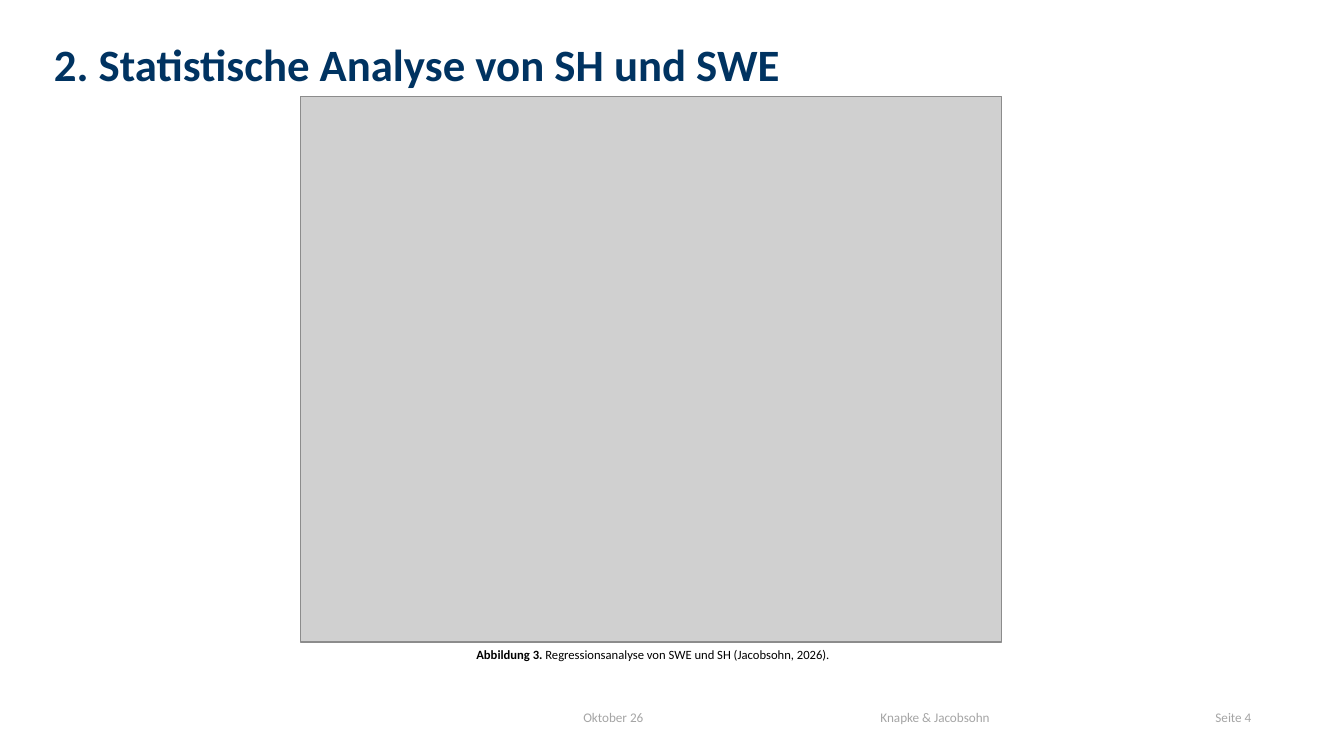
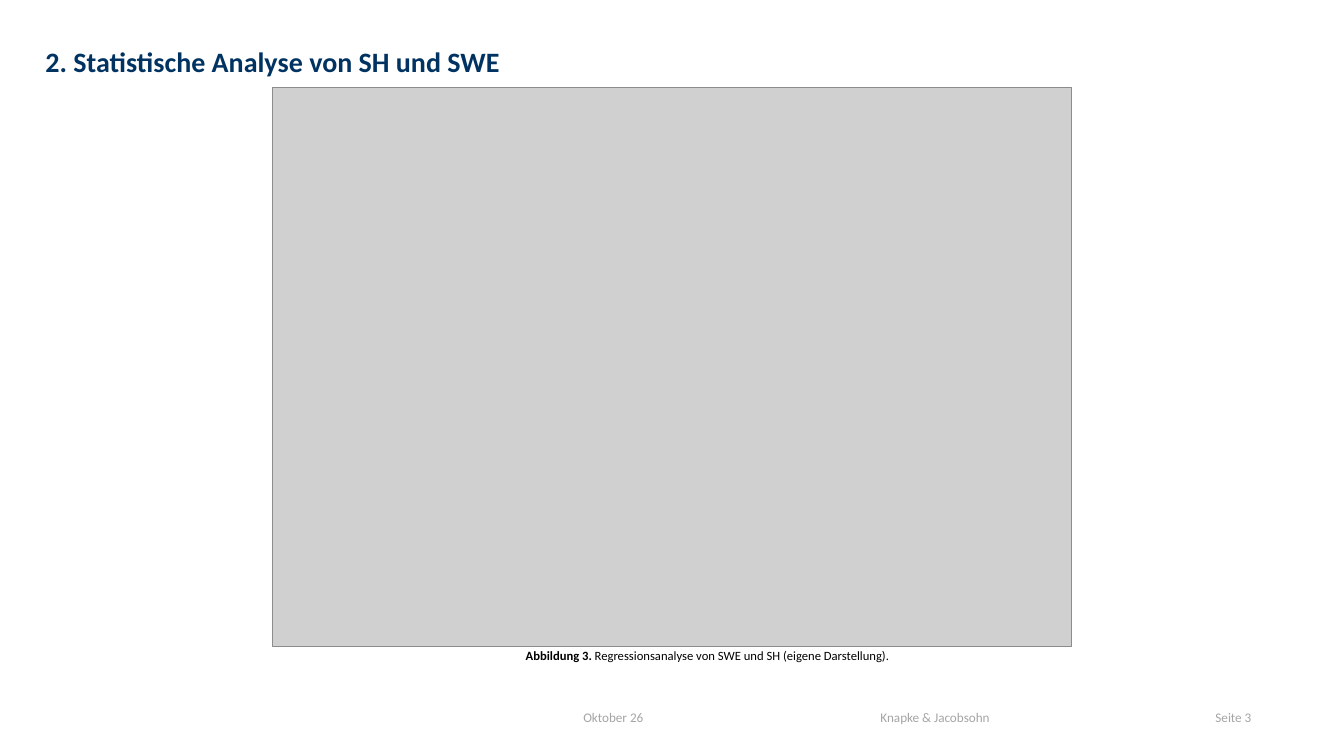
Before and after one commit to 20jacobs/Snow_rofental, a slide deck: slide 3 of Schnee_Datenanalyse.pptx (slide 4 before the commit). Drawn at 1344x756 pixels with LibreOffice and Linux fonts; fonts in the diff are those of the drawing; grey boxes stand for pictures; background and template pictures are left out. Boxes give left, top, right and bottom in pixels: in the first picture for what was removed or moved away, otherwise in the second. Text is boxed around its words. In the diff, an @@ line names an element or a change of style, - is before the commit and + after.

```diff
--- a/Schnee_Datenanalyse.pptx
+++ b/Schnee_Datenanalyse.pptx
@@ text "2. Statistische Analyse von SH ...": place and size @@
-text "2. Statistische Analyse von SH ..." at [54, 49, 779, 88]
+text "2. Statistische Analyse von SH ..." at [45, 52, 499, 77]
@@ text "2. Statistische Analyse von SH ..." at [45, 52, 499, 77]: size 32 to 20 pt @@
@@ picture: place and size @@
-picture at [300, 96, 1002, 642]
+picture at [272, 88, 1072, 647]
@@ text at [526, 651, 889, 662]: text changed @@
-Abbildung 3. Regressionsanalyse von SWE und SH (Jacobsohn, 2026).
+Abbildung 3. Regressionsanalyse von SWE und SH (eigene Darstellung).
@@ page number at [1215, 713, 1252, 722]: text changed @@
-Seite 4
+Seite 3
```
Also in this commit, not shown: 5 other slides changed, 2 slides removed, 7 other files.
